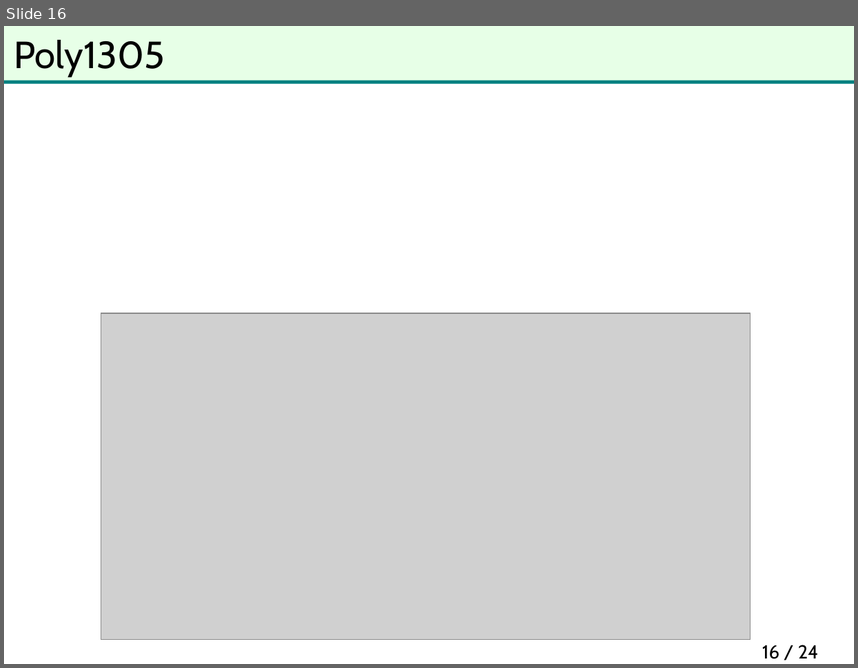
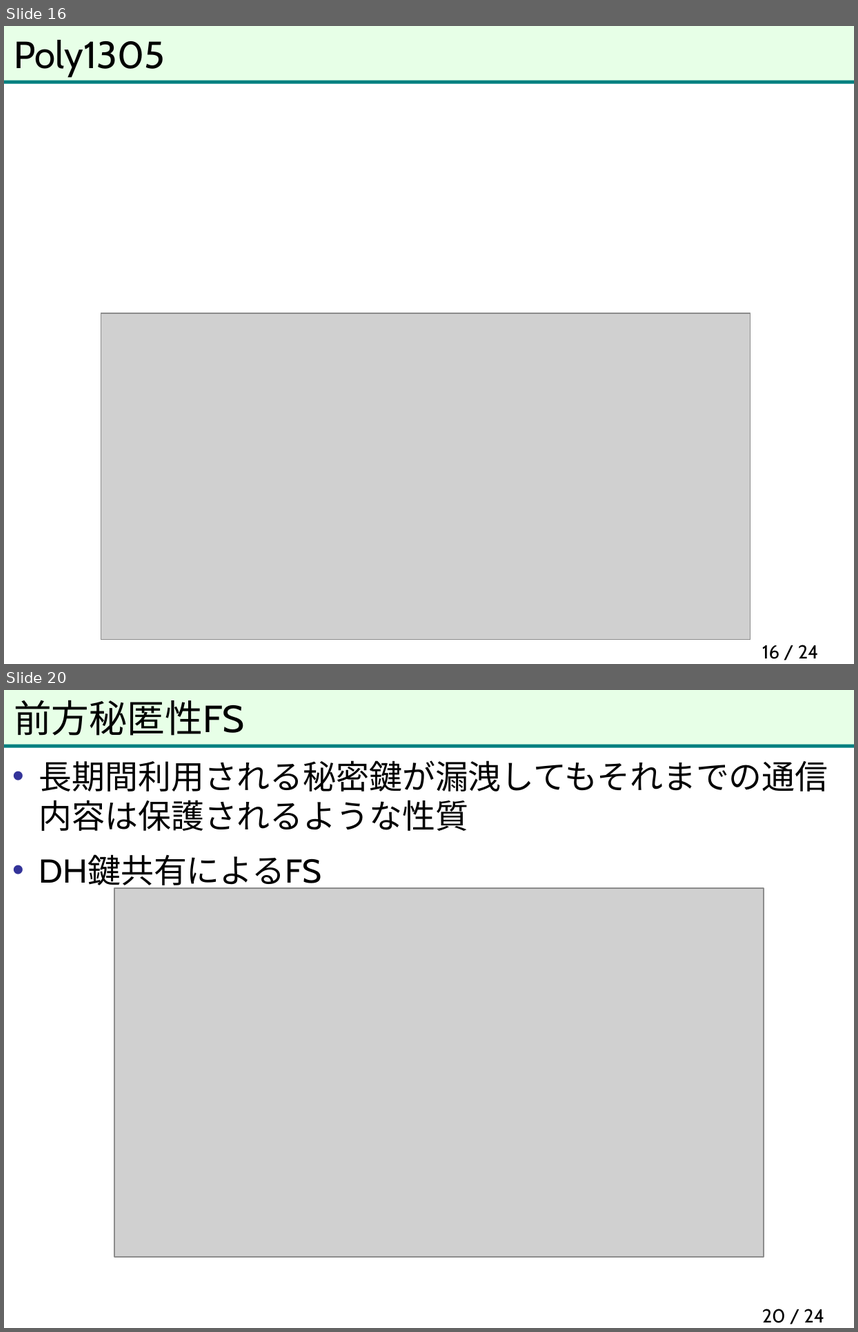
Before and after one commit to herumi/anninbon, a slide deck: lec/anninbon9.pptx. Shown one above the other, each under a label of ours: slide 16 before the commit, slides 16 and 20 after it; the slides between them are not shown. The pictures are 858x668 and 858x1332 pixels, drawn with LibreOffice and Linux fonts; fonts in the diff are those of the drawing; grey boxes stand for pictures; background and template pictures are left out. Boxes give left, top, right and bottom in pixels: in the first picture for what was removed or moved away, otherwise in the second. Text is boxed around its words. In the diff, an @@ line names an element or a change of style, - is before the commit and + after.

```diff
--- a/lec/anninbon9.pptx
+++ b/lec/anninbon9.pptx
@@ slide 20 added at [4, 690, 854, 1328], background #FFFFFF; not listed: 2 template elements that a slide beside it also shows @@
@@ title added at [14, 700, 245, 736], 32 pt, text #000000 @@
+前方秘匿性FS
@@ text added at [39, 760, 829, 890], 28 pt, text #000000 @@
+• 長期間利用される秘密鍵が漏洩してもそれまでの通信内容は保護されるような性質
+• DH鍵共有によるFS
@@ picture added at [114, 888, 764, 1256] @@
@@ page number added at [762, 1308, 824, 1323], 16 pt, text #000000 @@
+20 / 24
```
Also in this commit, not shown: 14 other slides added.
